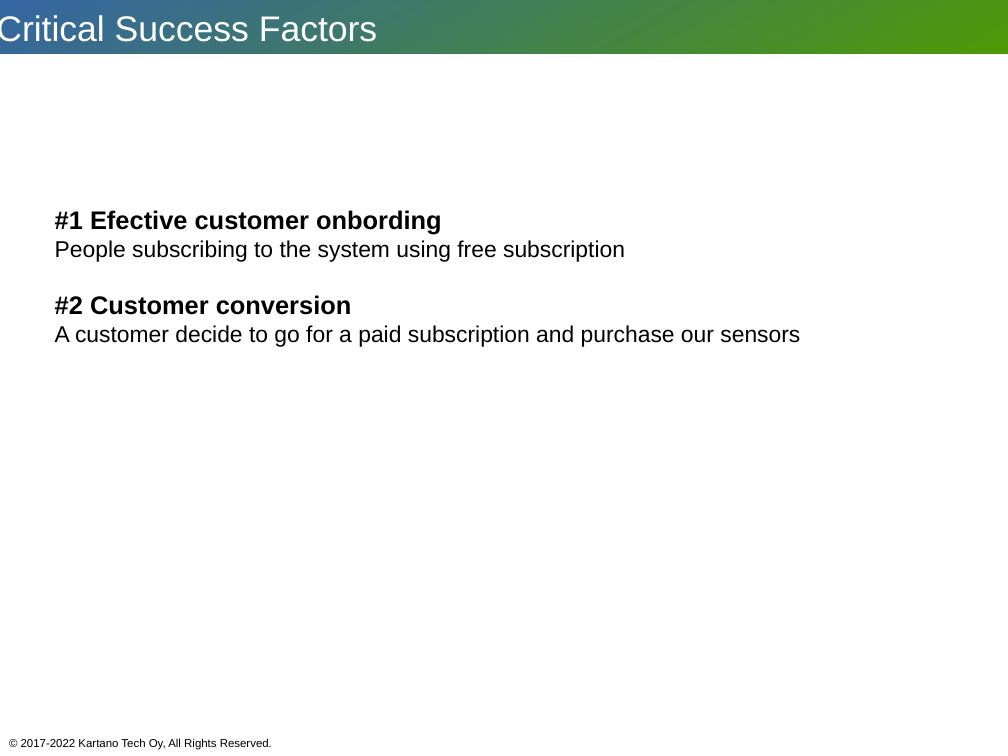
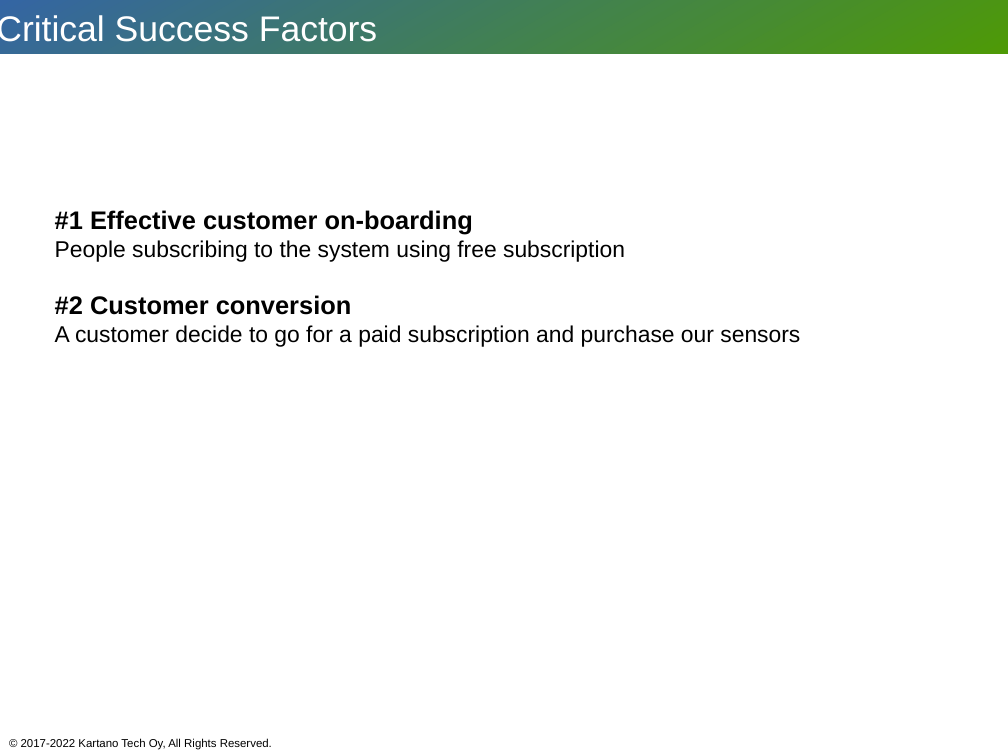
Before and after one commit to githubedu/ERP-samk, a slide deck: slide 4 of kartano/presentations/01presentation.odp. Drawn at 1008x756 pixels with LibreOffice and Linux fonts; fonts in the diff are those of the drawing. Boxes give left, top, right and bottom in pixels: in the first picture for what was removed or moved away, otherwise in the second. Text is boxed around its words. In the diff, an @@ line names an element or a change of style, - is before the commit and + after.

```diff
--- a/kartano/presentations/01presentation.odp
+++ b/kartano/presentations/01presentation.odp
@@ text at [55,210,473,234]: text changed @@
-#1 Efective customer onbording
+#1 Effective customer on-boarding
```
Also in this commit, not shown: 3 other slides changed, 9 other files.
